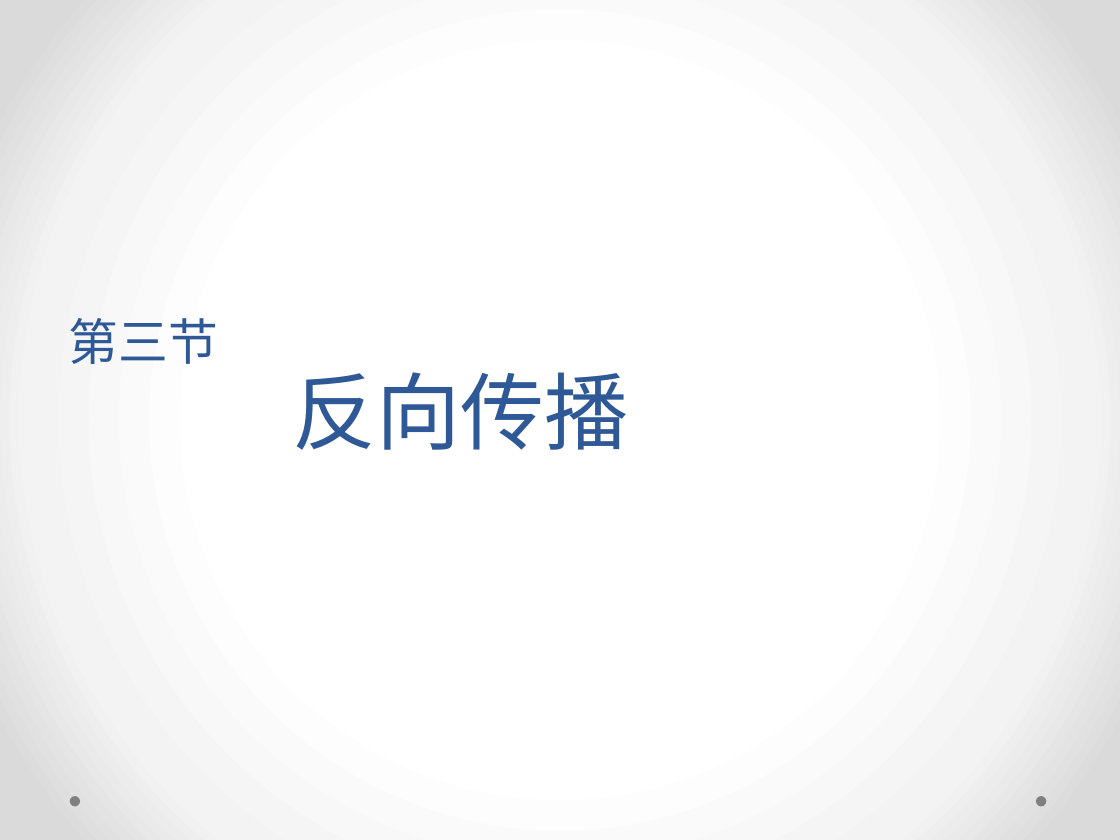
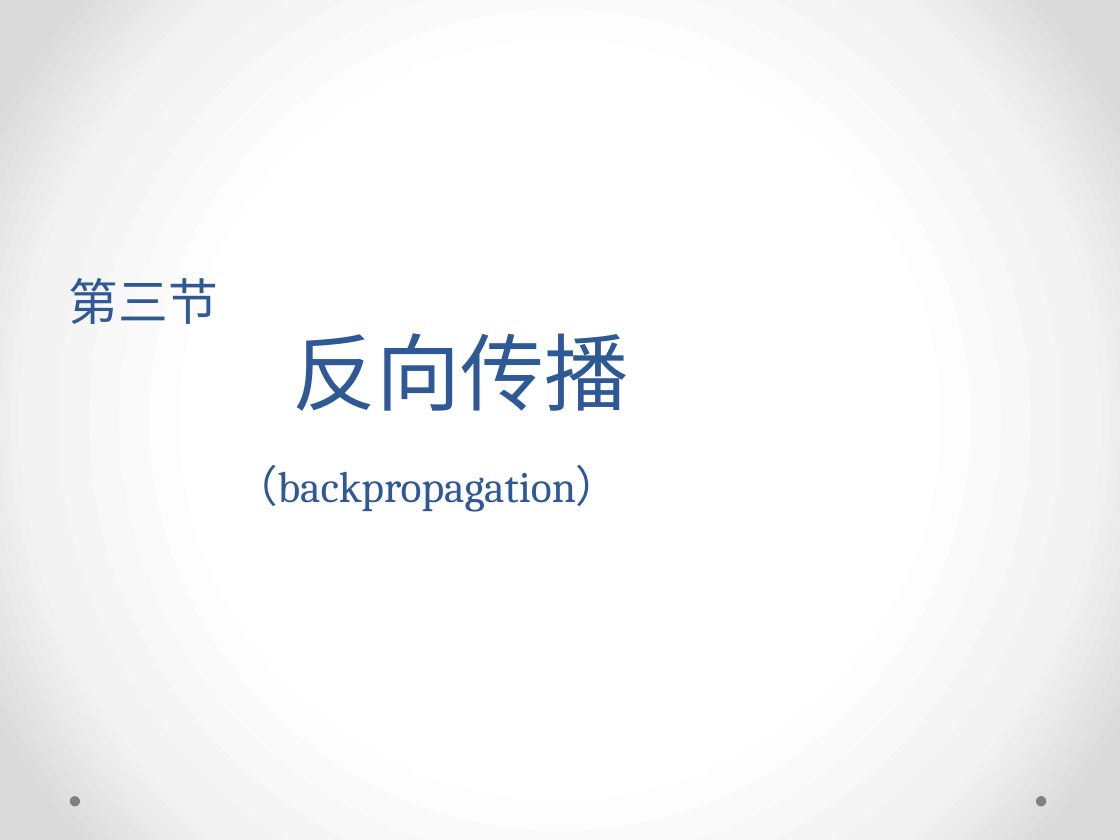
Before and after one commit to yish0000/neuralnetwork, a slide deck: slide 37 of 深度学习数学原理初探.pptx. Drawn at 1120x840 pixels with LibreOffice and Linux fonts; fonts in the diff are those of the drawing; background and template pictures are left out. Boxes give left, top, right and bottom in pixels: in the first picture for what was removed or moved away, otherwise in the second. Text is boxed around its words. In the diff, an @@ line names an element or a change of style, - is before the commit and + after.

```diff
--- a/深度学习数学原理初探.pptx
+++ b/深度学习数学原理初探.pptx
@@ title at [68,278,628,512]: text changed; size 54 to 28 pt @@
-第三节
-反向传播
+第三节
+反向传播
+（backpropagation）
```
Also in this commit, not shown: 10 other slides changed.
